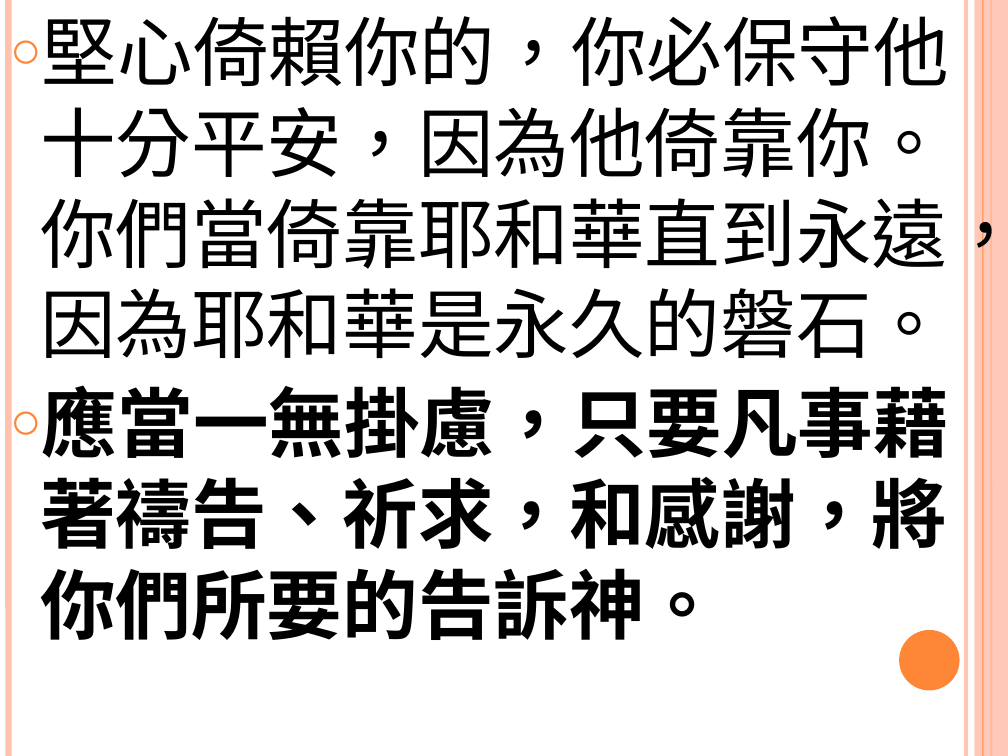
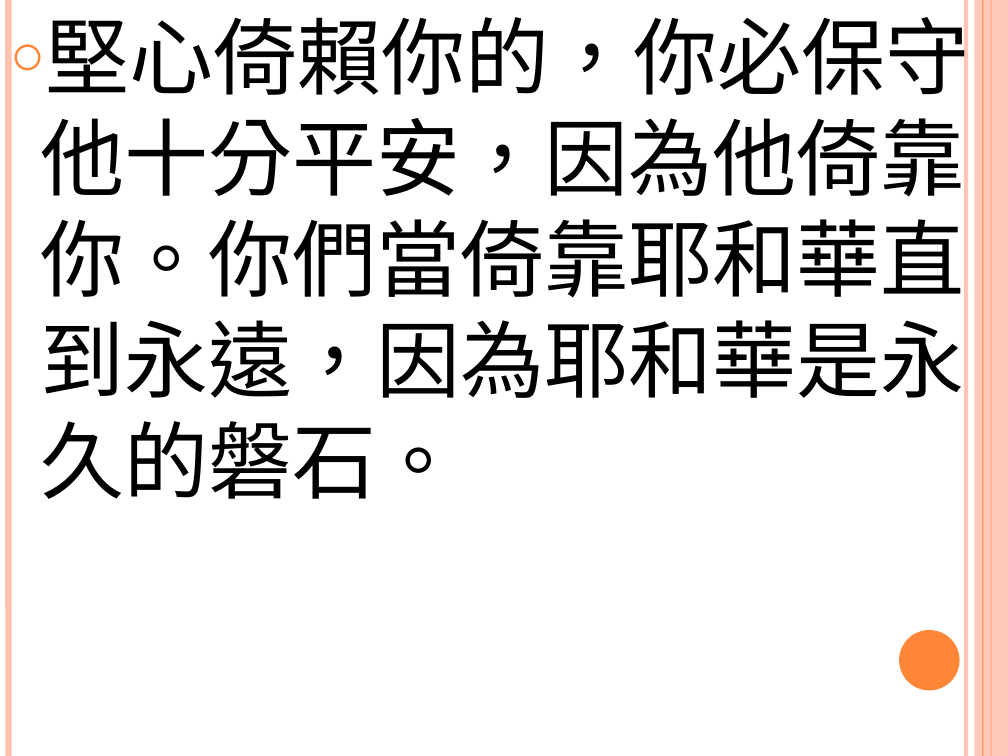
Before and after one commit to batisuoc/worship-resources, a slide deck: slide 3 of 71心靈平安.pptx. Drawn at 1008x756 pixels with LibreOffice and Linux fonts; fonts in the diff are those of the drawing. Boxes give left, top, right and bottom in pixels: in the first picture for what was removed or moved away, otherwise in the second. Text is boxed around its words. In the diff, an @@ line names an element or a change of style, - is before the commit and + after.

Commit message:
Update 27/01/2019

```diff
--- a/71心靈平安.pptx
+++ b/71心靈平安.pptx
@@ text "堅心倚賴你的，你必保守他十分平安，因為他倚靠你。你們當倚靠耶和華直到永遠，因為耶和華是永久的磐石。" at (40, 4, 969, 499): size 54 to 60 pt, font TeX Gyre Schola to Noto Sans CJK SC @@
@@ text at (40, 385, 949, 640): paragraph removed @@
-○ 應當一無掛慮，只要凡事藉著禱告、祈求，和感謝，將你們所要的告訴神。
```
Also in this commit, not shown: 4 other slides changed.
